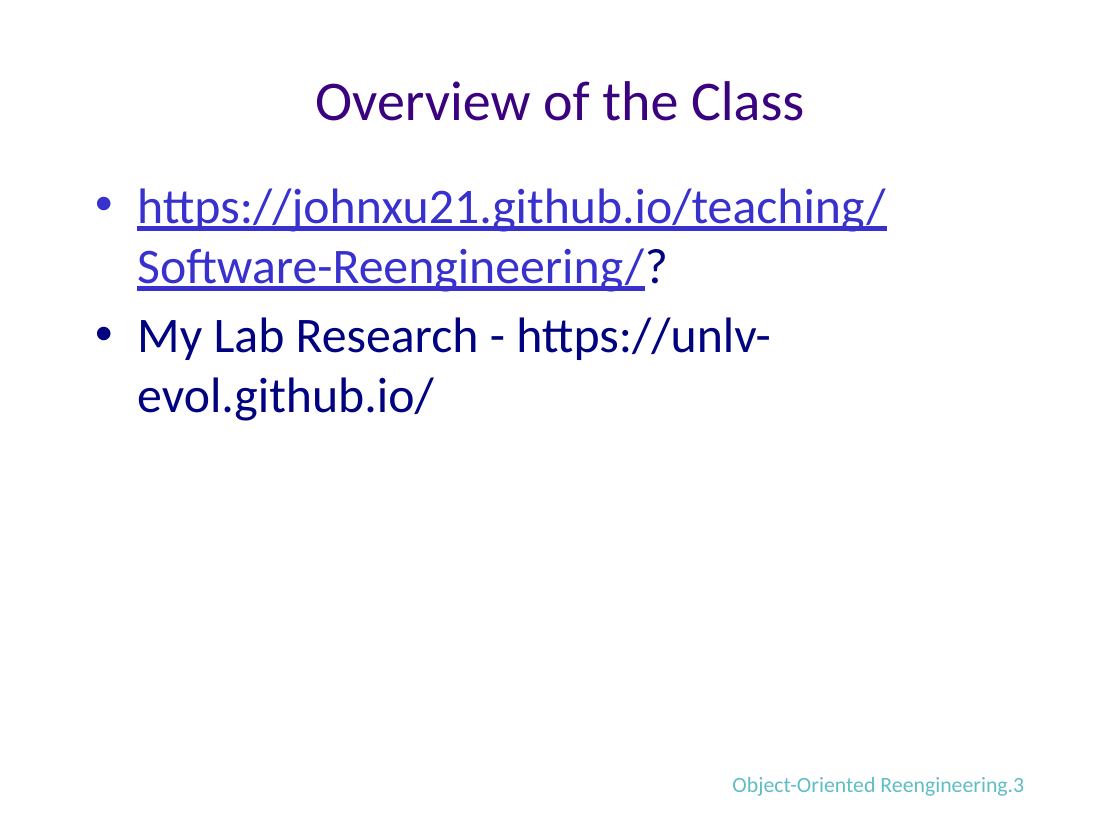
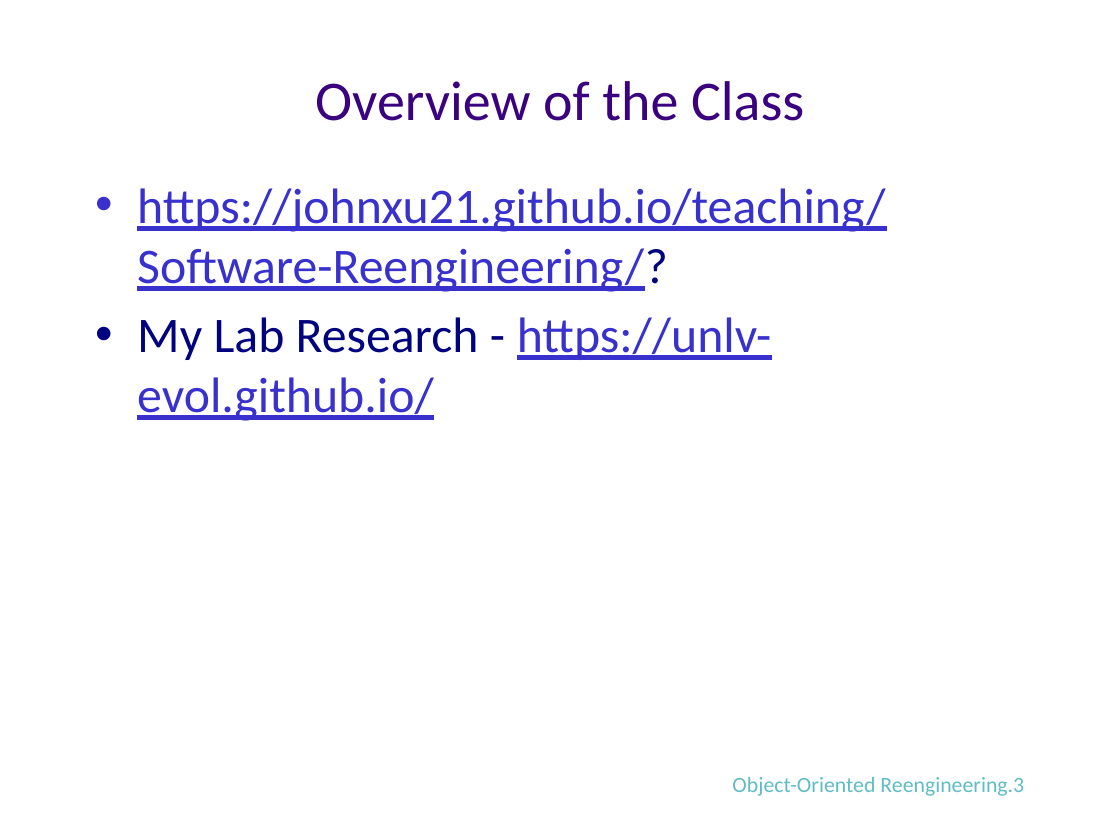
Before and after one commit to johnxu21/johnxu21.github.io, a slide deck: slide 3 of teaching/CS473-Fall2022/Introduction.pptx. Drawn at 1120x840 pixels with LibreOffice and Linux fonts; fonts in the diff are those of the drawing. Boxes give left, top, right and bottom in pixels: in the first picture for what was removed or moved away, otherwise in the second. Text is boxed around its words. In the diff, an @@ line names an element or a change of style, - is before the commit and + after.

Commit message:
made changes to the evol website

```diff
--- a/teaching/CS473-Fall2022/Introduction.pptx
+++ b/teaching/CS473-Fall2022/Introduction.pptx
@@ text at [137, 317, 772, 421]: text colour #00027F to #3831CE, underline on in "https://unlv-evol.github.io/" @@
```
Also in this commit, not shown: 1 other slide changed.
